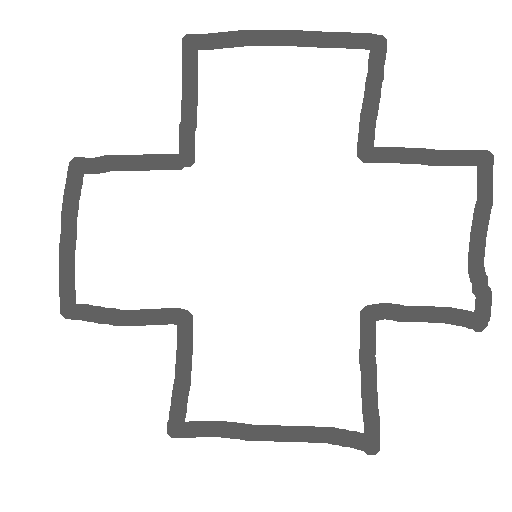
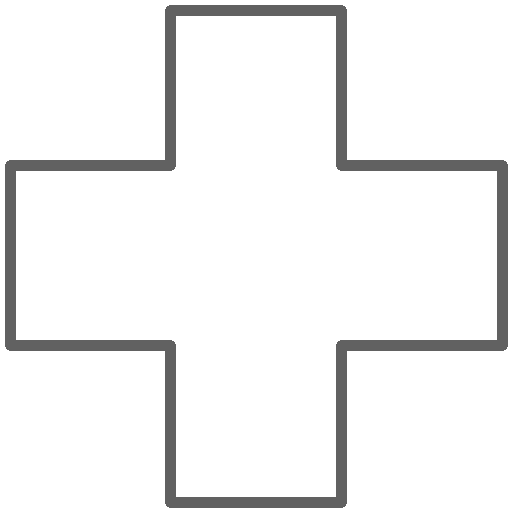
Layers edited between the first and the second 512 x 512 image:
added layer "Layer #2" above "WhiteSymbol.png" over box(5, 5, 508, 508)
hid "WhiteSymbol.png" over box(59, 30, 494, 455)
